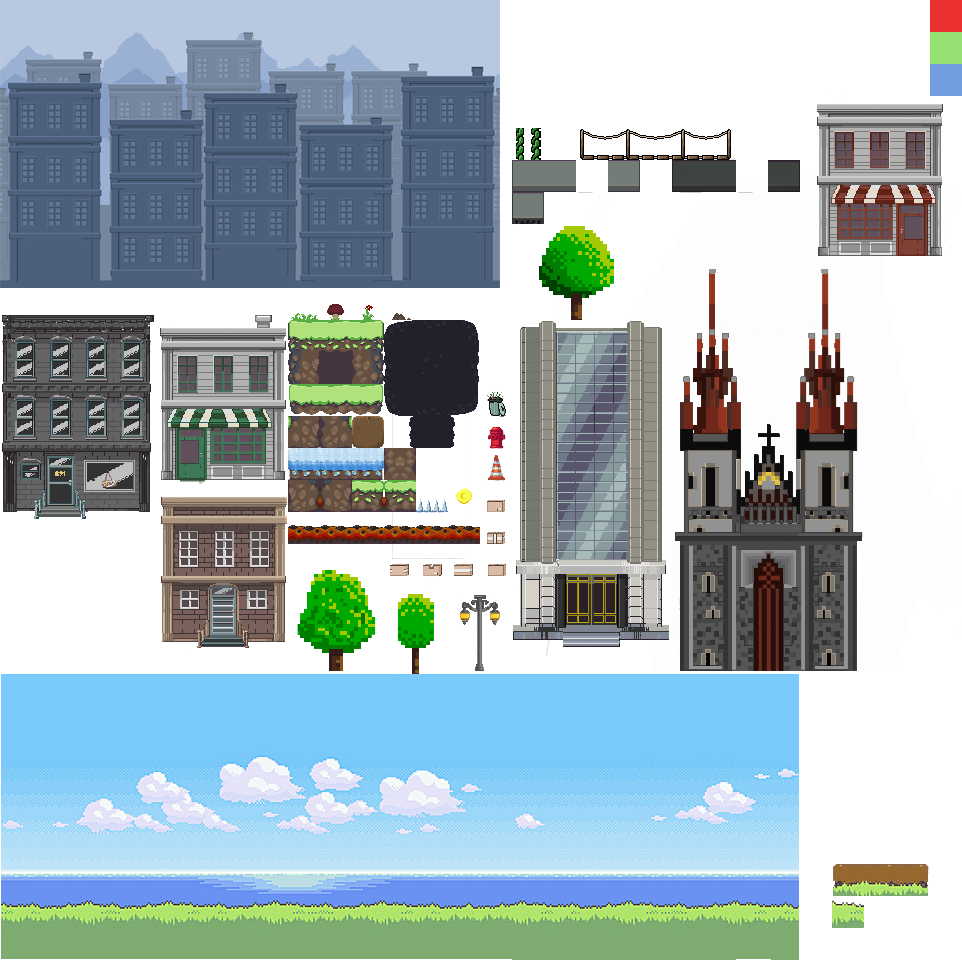
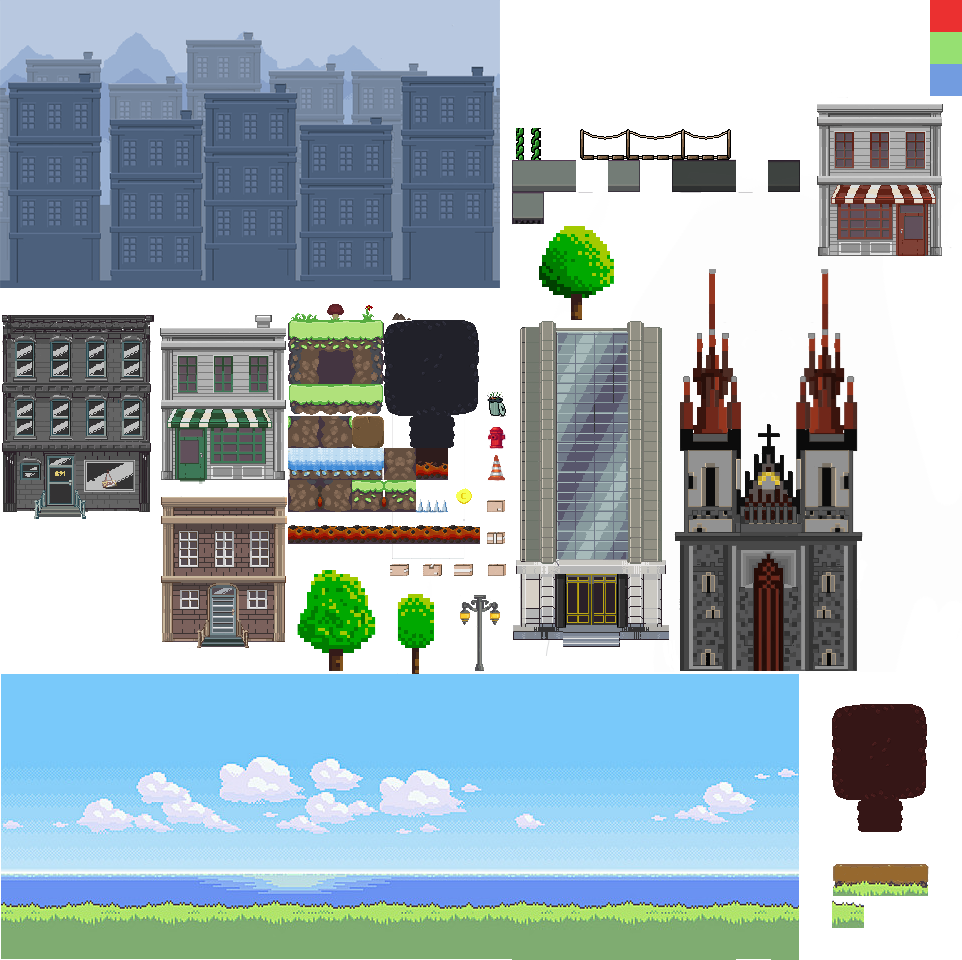
The second 962px x 960px image is a revision of the first. Changes to its layers:
added layer "Capa 19" above "Capa 20" over [416, 448, 448, 480]
added layer "Capa 20" above "Art Tileset" over [832, 704, 927, 832]
